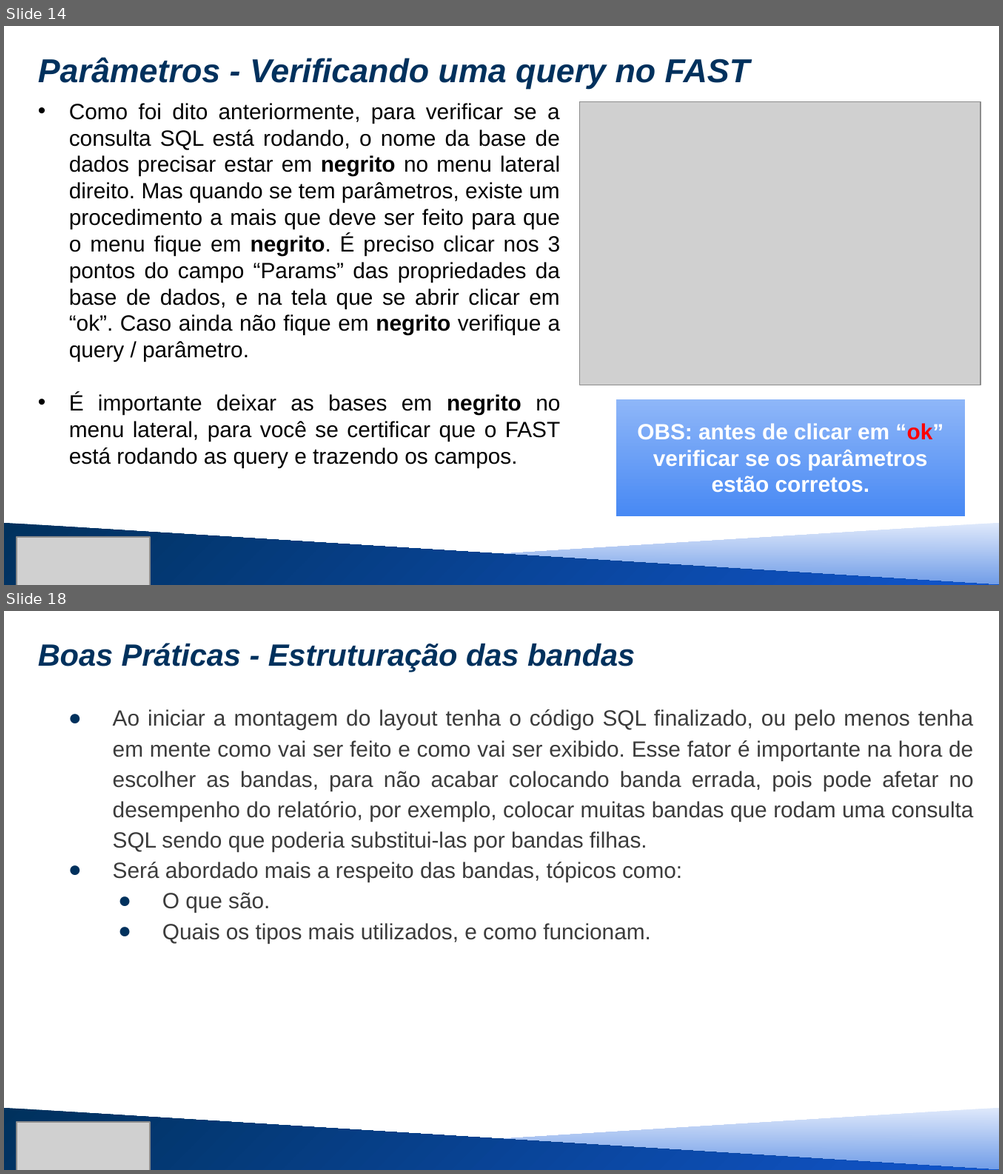
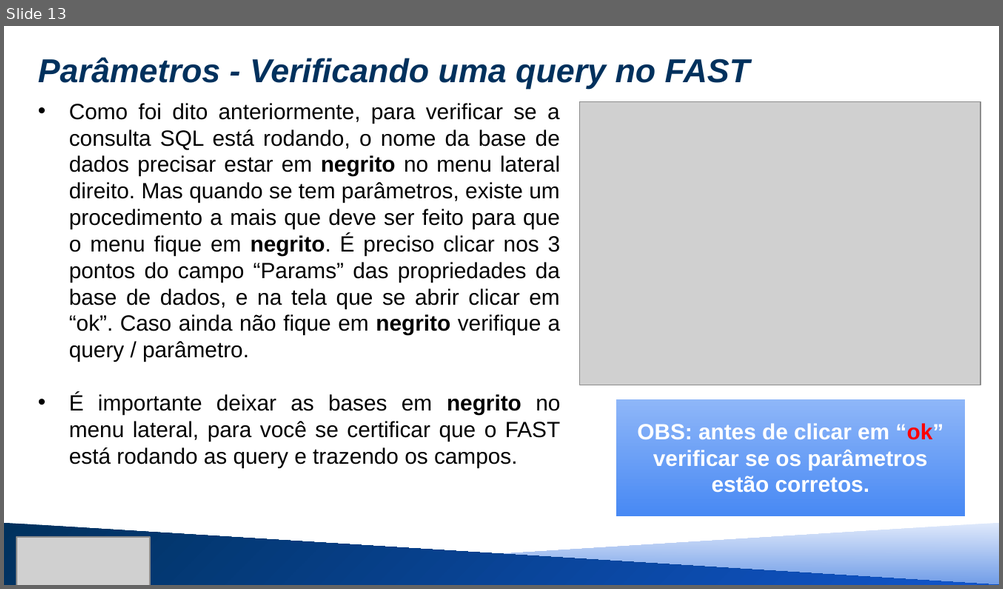
Before and after one commit to MauricioSEmbras/FAST_Report, a slide deck: Treinamento FAST REPORT/treinamento fast - nível 1 parte 2.pptx. Shown one above the other, each under a label of ours: slides 14 and 18 before the commit, slide 13 after it; the slides between them are not shown. The pictures are 1003x1174 and 1003x589 pixels, drawn with LibreOffice and Linux fonts; fonts in the diff are those of the drawing; grey boxes stand for pictures. Boxes give left, top, right and bottom in pixels: in the first picture for what was removed or moved away, otherwise in the second. Text is boxed around its words. In the diff, an @@ line names an element or a change of style, - is before the commit and + after.

```diff
--- a/Treinamento FAST REPORT/treinamento fast - nível 1 parte 2.pptx
+++ b/Treinamento FAST REPORT/treinamento fast - nível 1 parte 2.pptx
@@ slide 18 removed at <box>4,611,999,1170</box>, background #FFFFFF @@
@@ title removed at <box>38,643,634,672</box> @@
-Boas Práticas - Estruturação das bandas
@@ text removed at <box>113,709,973,943</box> @@
-● Ao iniciar a montagem do layout tenha o código SQL finalizado, ou pelo menos tenha em mente como vai ser feito e como vai ser exibido. Esse fator é importante na hora de escolher as bandas, para não acabar colocando banda errada, pois pode afetar no desempenho do relatório, por exemplo, colocar muitas bandas que rodam uma consulta SQL sendo que poderia substitui-las por bandas filhas.
-● Será abordado mais a respeito das bandas, tópicos como:
-  ● O que são.
-  ● Quais os tipos mais utilizados, e como funcionam.
@@ right triangle removed at <box>4,1108,999,1170</box> @@
@@ right triangle removed at <box>4,1108,999,1170</box> @@
@@ picture removed at <box>17,1122,151,1170</box> @@
@@ what was slide 14 is now slide 13 @@
```
Also in this commit, not shown: 1 slide added, 6 other slides removed, 1 other file.
